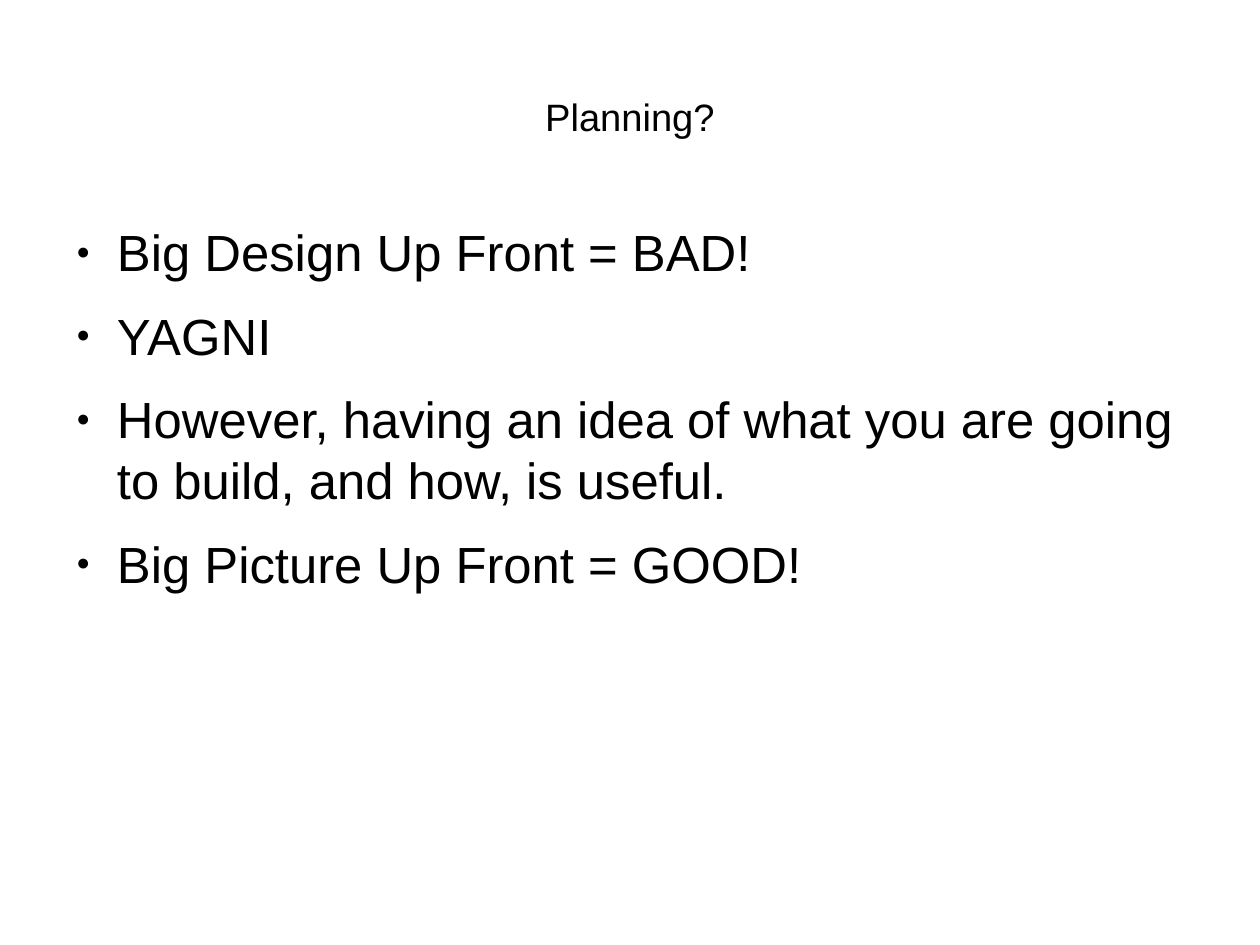
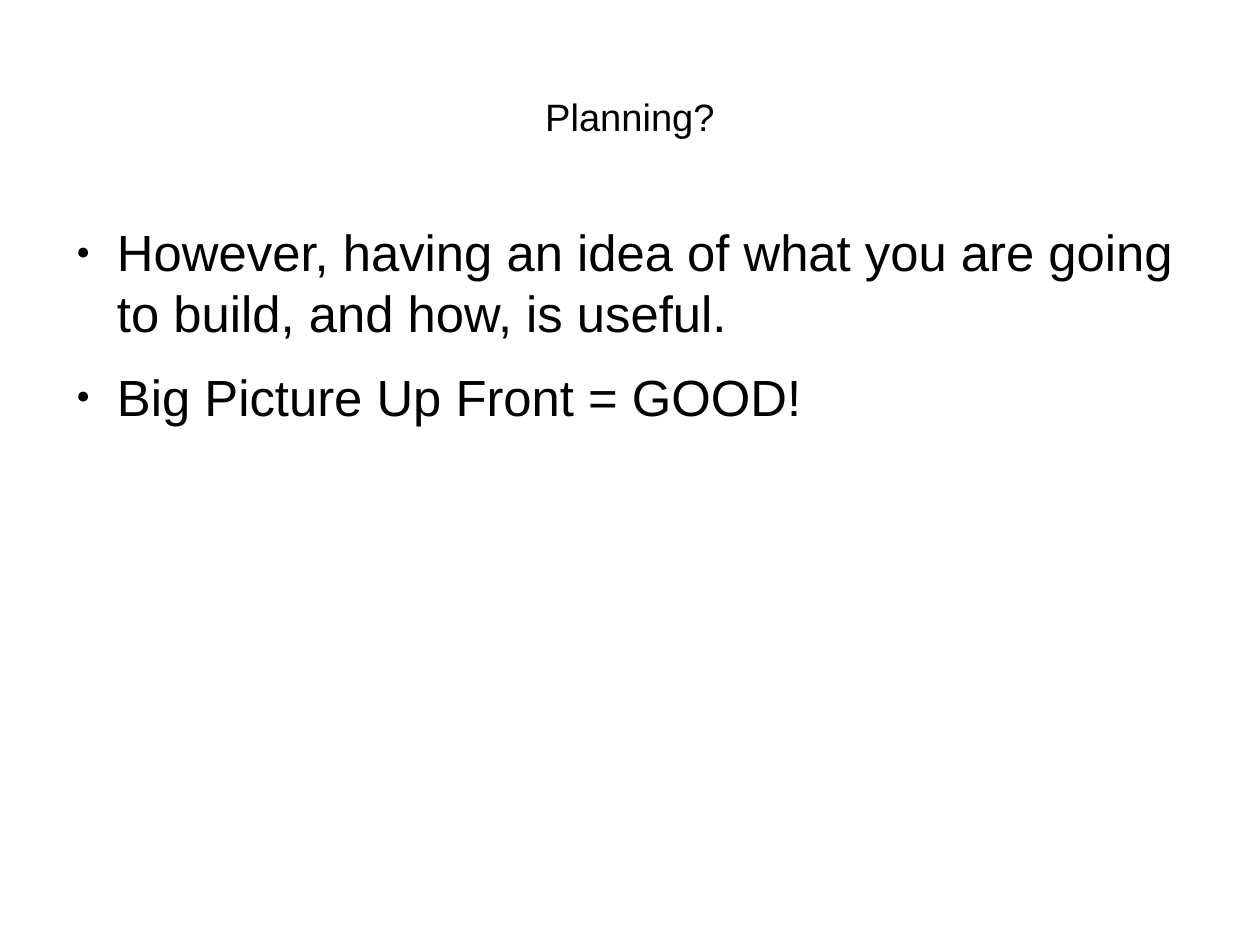
Before and after one commit to henrikarro/uu, a slide deck: slide 5 of 1DL251/project/requirements-presentation.odp (slide 4 before the commit). Drawn at 1260x945 pixels with LibreOffice and Linux fonts; fonts in the diff are those of the drawing. Boxes give left, top, right and bottom in pixels: in the first picture for what was removed or moved away, otherwise in the second. Text is boxed around its words. In the diff, an @@ line names an element or a change of style, - is before the commit and + after.

```diff
--- a/1DL251/project/requirements-presentation.odp
+++ b/1DL251/project/requirements-presentation.odp
@@ text at box(117, 234, 751, 356): paragraphs removed @@
-● Big Design Up Front = BAD!
-● YAGNI
```
Also in this commit, not shown: 11 slides added, 3 slides removed, 1 other file.
